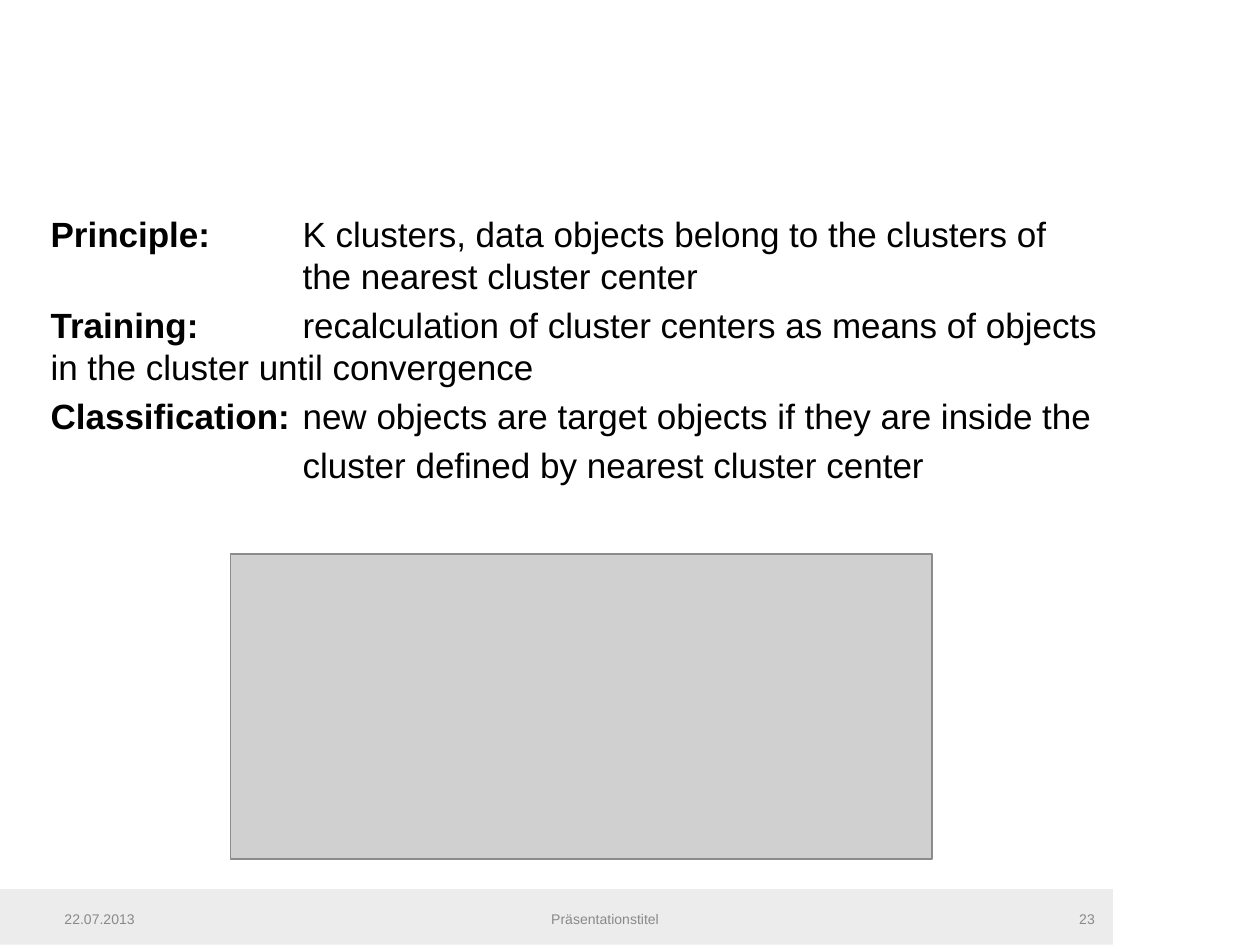
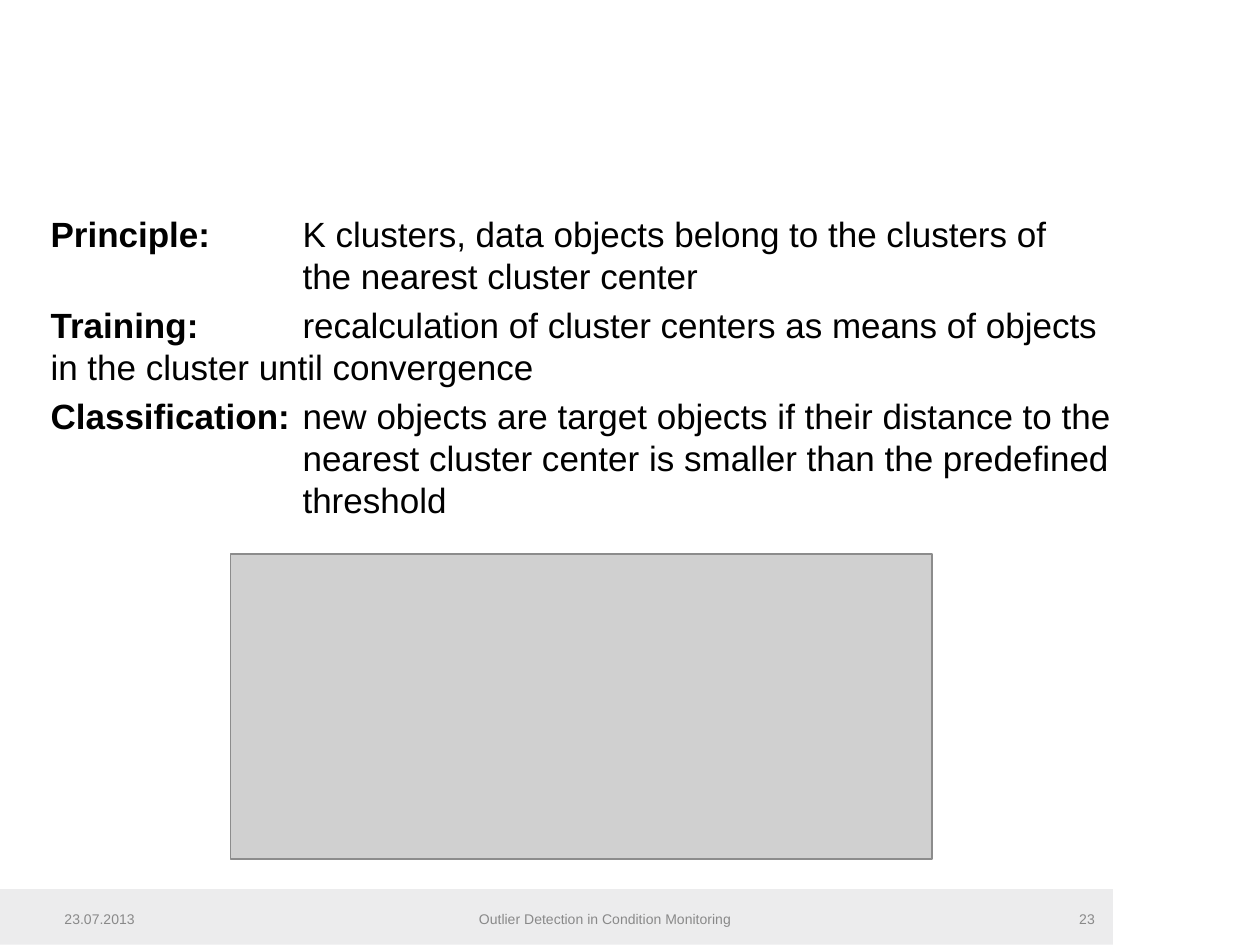
Before and after one commit to fera0013/MasterThesis, a slide deck: slide 23 of Documentation/SemiSupervisedMethodsInConditionMonitoring2.pptx. Drawn at 1260x945 pixels with LibreOffice and Linux fonts; fonts in the diff are those of the drawing; grey boxes stand for pictures; background and template pictures are left out. Boxes give left, top, right and bottom in pixels: in the first picture for what was removed or moved away, otherwise in the second. Text is boxed around its words. In the diff, an @@ line names an element or a change of style, - is before the commit and + after.

Commit message:
Outlier Detection in Condition Monitoring Presentation

```diff
--- a/Documentation/SemiSupervisedMethodsInConditionMonitoring2.pptx
+++ b/Documentation/SemiSupervisedMethodsInConditionMonitoring2.pptx
@@ text at (51, 403, 1111, 514): text changed @@
-Classification: new objects are target objects if they are inside the
-cluster defined by nearest cluster center
+Classification: new objects are target objects if their distance to the nearest cluster center is smaller than the predefined threshold
@@ text at (64, 914, 134, 924): text changed @@
-22.07.2013
+23.07.2013
@@ text at (479, 914, 731, 927): text changed @@
-Präsentationstitel
+Outlier Detection in Condition Monitoring
```
Also in this commit, not shown: 41 other slides changed.
